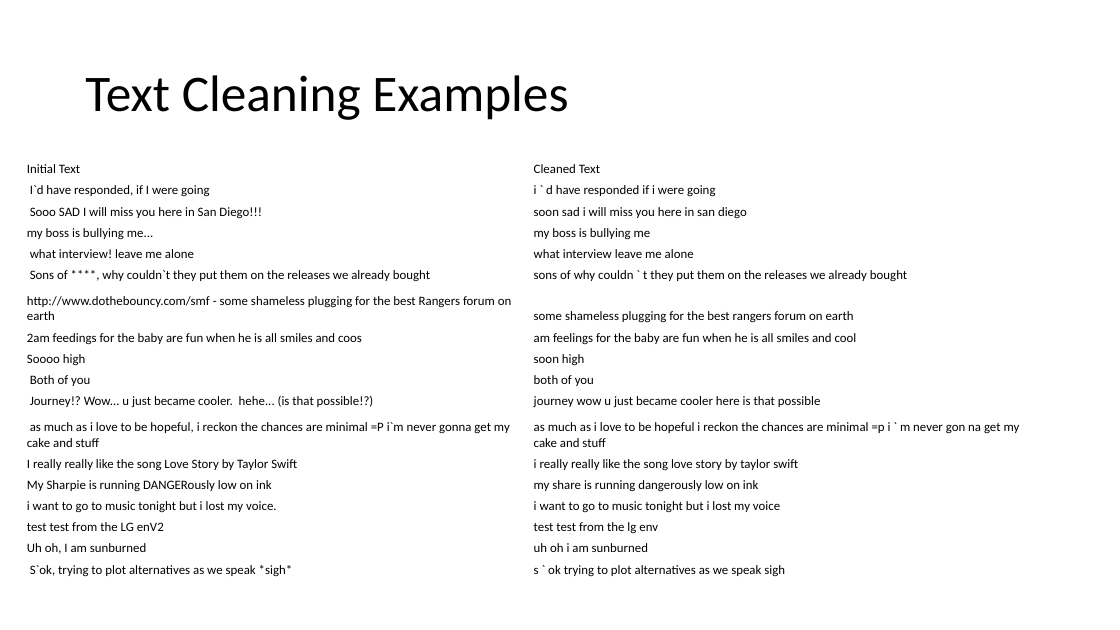
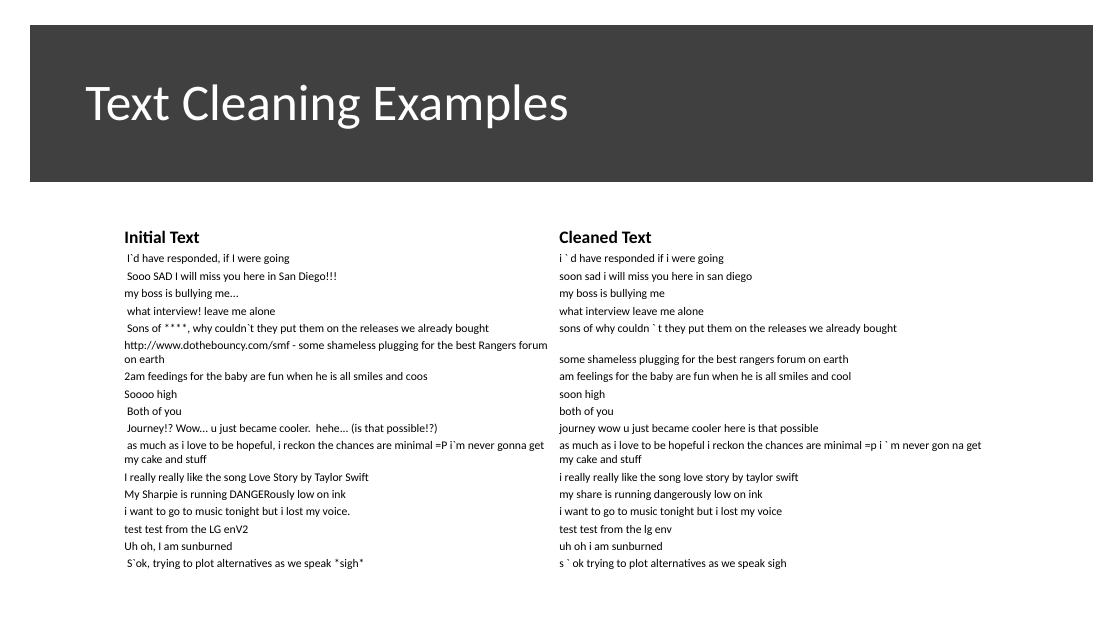
Before and after one commit to mixaverros88/Tweet_Sentiment_Extraction, a slide deck: slide 6 of presentation/Presentation.pptx (slide 5 before the commit). Drawn at 1120x630 pixels with LibreOffice and Linux fonts; fonts in the diff are those of the drawing. Boxes give left, top, right and bottom in pixels: in the first picture for what was removed or moved away, otherwise in the second. Text is boxed around its words. In the diff, an @@ line names an element or a change of style, - is before the commit and + after.

Commit message:
replace some logs to print, update presentation add some tests for text cleaning

```diff
--- a/presentation/Presentation.pptx
+++ b/presentation/Presentation.pptx
@@ rectangle added at <box>36,31,1087,176</box>, fill #404040, outline #404040 10 pt @@
@@ title "Text Cleaning Examples": place and size @@
-title "Text Cleaning Examples" at <box>85,75,568,120</box>
+title "Text Cleaning Examples" at <box>85,84,568,129</box>
@@ title "Text Cleaning Examples" at <box>85,84,568,129</box>: text colour #000000 to #FFFFFF @@
@@ table at <box>124,210,997,573</box> @@
@@ size 11 to 15 pt, bold on in "Initial Text", "Cleaned Text" @@
@@ size 11 to 10 pt @@
@@ table: place and size @@
-table at <box>26,139,1043,581</box>
+table at <box>124,210,997,573</box>
```
Also in this commit, not shown: 2 other slides changed, 2 slides added, 1 slide removed, 6 other files.
